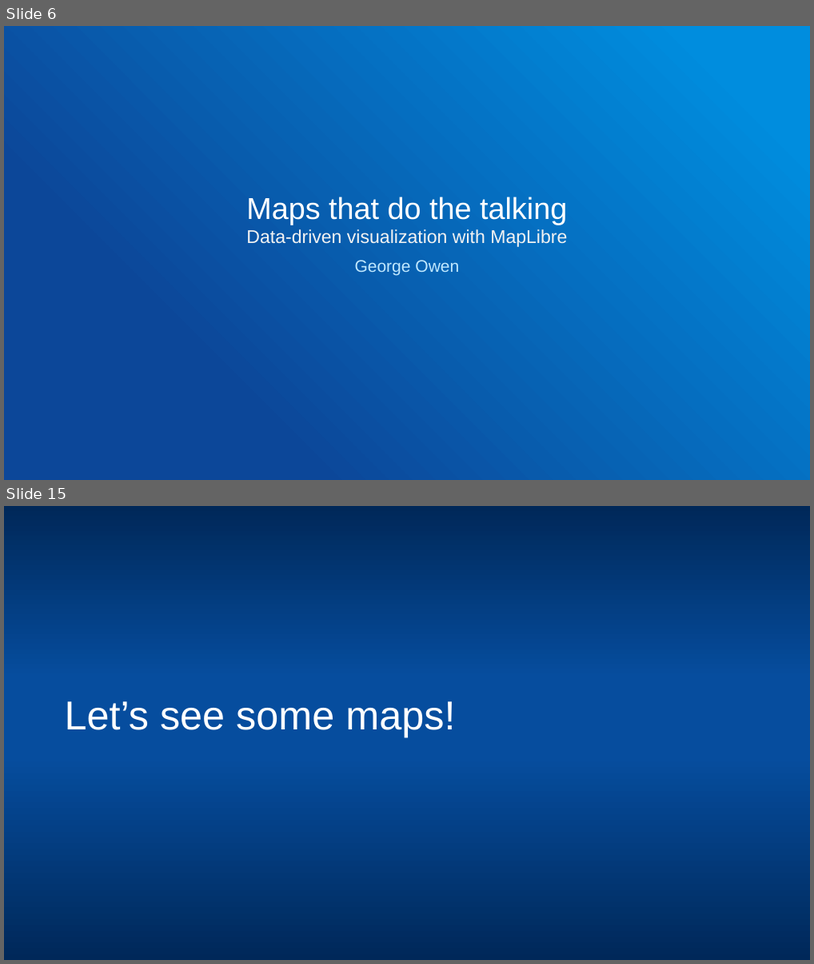
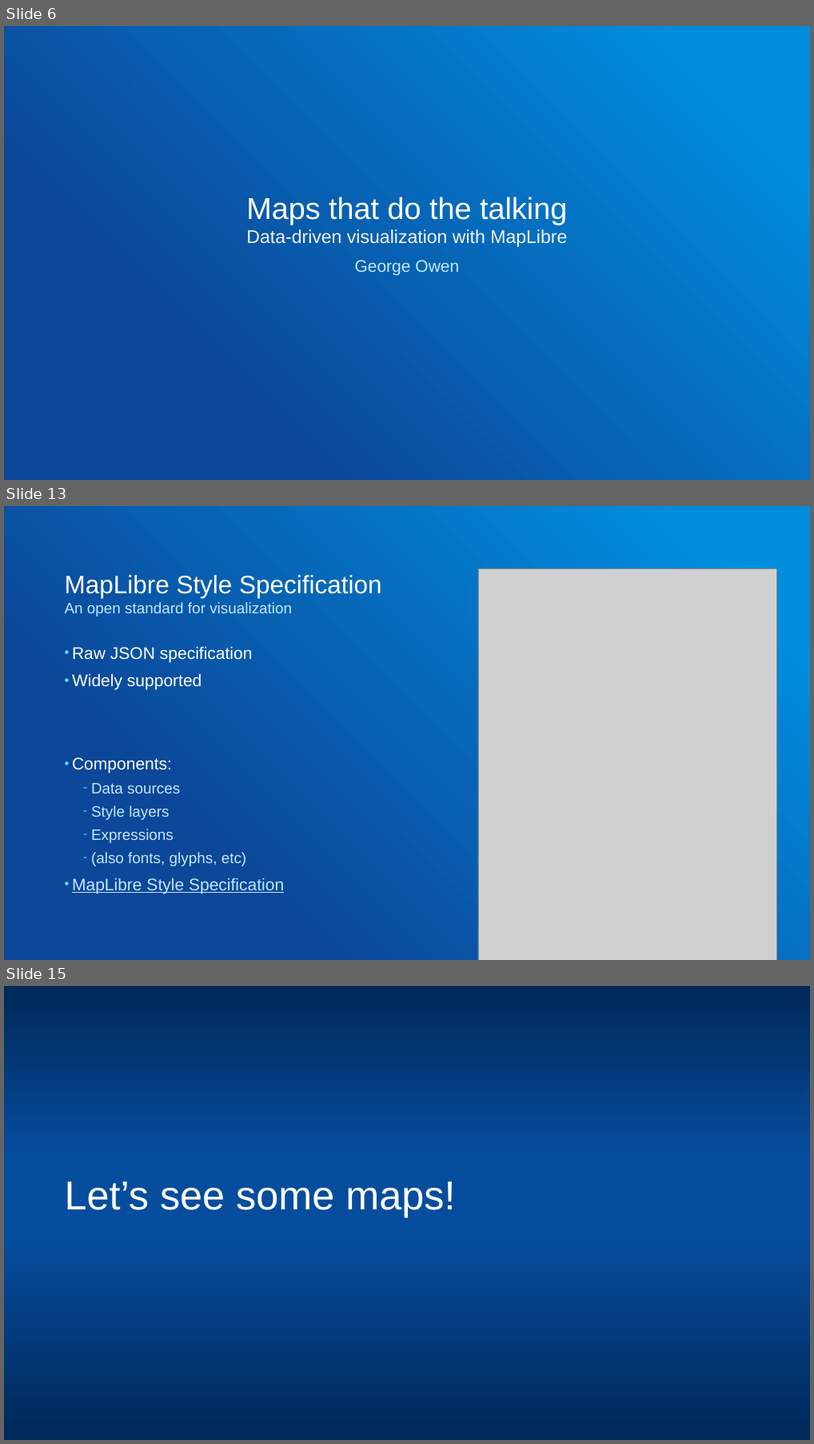
Before and after one commit to gowin20/foss4g-2026-maplibregl-data-visualization, a slide deck: foss4g-maplibre-data-visualization.pptx. Shown one above the other, each under a label of ours: slides 6 and 15 before the commit, slides 6, 13 and 15 after it; the slides between them are not shown. The pictures are 814x964 and 814x1444 pixels, drawn with LibreOffice and Linux fonts; fonts in the diff are those of the drawing; grey boxes stand for pictures; background and template pictures are left out. Boxes give left, top, right and bottom in pixels: in the first picture for what was removed or moved away, otherwise in the second. Text is boxed around its words. In the diff, an @@ line names an element or a change of style, - is before the commit and + after.

```diff
--- a/foss4g-maplibre-data-visualization.pptx
+++ b/foss4g-maplibre-data-visualization.pptx
@@ slide 13 added at [4, 506, 810, 960], background gradient #008DDE to #0C4799 @@
@@ title added at [65, 575, 382, 598], 30 pt, text #FFFFFF @@
+MapLibre Style Specification
@@ picture added at [478, 569, 777, 960] @@
@@ text added at [65, 602, 292, 616], 18 pt, text #C0E8FF @@
+An open standard for visualization
@@ text added at [72, 646, 284, 893], 20 pt, text #C0E8FF @@
+• Raw JSON specification
+• Widely supported
+• Components:
+  – Data sources
+  – Style layers
+  – Expressions
+  – (also fonts, glyphs, etc)
+• MapLibre Style Specification
```
Also in this commit, not shown: 12 slides changed, 4 other slides added, 4 slides removed, 10 other files.
